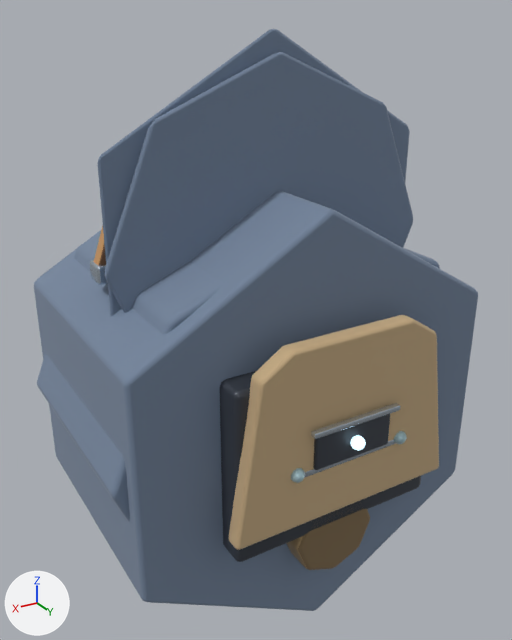
The Blender file assets-source/blender/buildings/mine.blend as it was, and as the next commit left it.
Rendered twice from a camera (50 mm lens) standing at (2.31, 3.9, 3.2) and looking at (0.01, 0.07, 1.28). Arrows for +X, +Y and +Z are at lower left; the lights stay in place. The first picture is the older version.

In view in the first picture: 'LOD1_PROXY_base', 'LOD1_PROXY_cap', 'LOD2_PROXY_base', 'LOD2_PROXY_cap', 'mineBeamCap', 'mineRoof.R', 'plinth', 'serviceBolt.L', 'serviceBolt.R', 'servicePanelInset', 'servicePanelTrim', 'servicePlate', 'shaftArch', 'shaftMouth' and 1 more.
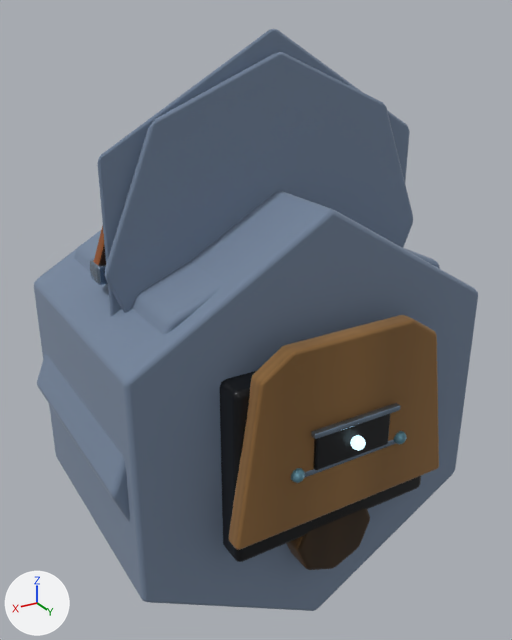
What changed in the scene script:
```text
Change mat_mat_mine_stone:
    where n3 = _N.new('ShaderNodeMix'); n3.name = 'ArtTint Multiply'
    remove n3.inputs[6].default_value = (0.38, 0.27, 0.14, 1.0)  # 'A', brown #a68e69
    add n4 = _N.new('ShaderNodeTexImage'); n4.name = 'ArtSurfaceTexture'
    add n4.image = img_art_paint_mat_mine_stone
    add _L.new(n4.outputs[0], n3.inputs[6])  # 'Color' to 'A'
Change mat_mat_mine_stonelight:
    where n3 = _N.new('ShaderNodeMix'); n3.name = 'ArtTint Multiply'
    remove n3.inputs[6].default_value = (0.553, 0.405, 0.229, 1.0)  # 'A', beige #c4ab84
    add n4 = _N.new('ShaderNodeTexImage'); n4.name = 'ArtSurfaceTexture'
    add n4.image = img_art_paint_mat_mine_stonelight
    add _L.new(n4.outputs[0], n3.inputs[6])  # 'Color' to 'A'
Change mat_mat_mine_stonedark:
    where n3 = _N.new('ShaderNodeMix'); n3.name = 'ArtTint Multiply'
    remove n3.inputs[6].default_value = (0.22, 0.157, 0.0812, 1.0)  # 'A', brown #816e50
    add n4 = _N.new('ShaderNodeTexImage'); n4.name = 'ArtSurfaceTexture'
    add n4.image = img_art_paint_mat_mine_stonedark
    add _L.new(n4.outputs[0], n3.inputs[6])  # 'Color' to 'A'
Change mat_mat_mine_woodlight:
    where n3 = _N.new('ShaderNodeMix'); n3.name = 'ArtTint Multiply'
    remove n3.inputs[6].default_value = (0.56, 0.31, 0.12, 1.0)  # 'A', orange #c59761
    add n4 = _N.new('ShaderNodeTexImage'); n4.name = 'ArtSurfaceTexture'
    add n4.image = img_art_paint_mat_mine_woodlight
    add _L.new(n4.outputs[0], n3.inputs[6])  # 'Color' to 'A'
Change mat_mat_mine_dark:
    where n3 = _N.new('ShaderNodeMix'); n3.name = 'ArtTint Multiply'
    remove n3.inputs[6].default_value = (0.05, 0.06, 0.08, 1.0)  # 'A', greyish blue #3f4550
    add n4 = _N.new('ShaderNodeTexImage'); n4.name = 'ArtSurfaceTexture'
    add n4.image = img_art_paint_mat_mine_dark
    add _L.new(n4.outputs[0], n3.inputs[6])  # 'Color' to 'A'
Change mat_mat_mine_metallight:
    where n3 = _N.new('ShaderNodeMix'); n3.name = 'ArtTint Multiply'
    remove n3.inputs[6].default_value = (0.55, 0.64, 0.74, 1.0)  # 'A', pale blue #c4d1df
    add n4 = _N.new('ShaderNodeTexImage'); n4.name = 'ArtSurfaceTexture'
    add n4.image = img_art_paint_mat_mine_metallight
    add _L.new(n4.outputs[0], n3.inputs[6])  # 'Color' to 'A'
Change mat_mat_mine_accent:
    where n3 = _N.new('ShaderNodeMix'); n3.name = 'ArtTint Multiply'
    remove n3.inputs[6].default_value = (0.42, 0.62, 0.7, 1.0)  # 'A', cyan #adceda
    add n4 = _N.new('ShaderNodeTexImage'); n4.name = 'ArtSurfaceTexture'
    add n4.image = img_art_paint_mat_mine_accent
    add _L.new(n4.outputs[0], n3.inputs[6])  # 'Color' to 'A'
```

What differs and where, as boxes (x1, y1, x2, y2) in the pictures (512 x 640 px):
'shaftArch', surface changed (darker)
    both: (229, 315, 439, 550)
'shaftMouth', surface changed
    both: (220, 371, 421, 562)
'plinth', surface changed (brown to black)
    both: (286, 502, 370, 570)
'servicePanelInset', surface changed
    both: (313, 414, 390, 470)
'servicePanelTrim', surface changed (darker)
    both: (311, 403, 401, 439)
'servicePlate', surface changed
    both: (304, 440, 396, 478)
'mineBeamCap', surface changed (darker)
    both: (90, 260, 108, 285)
'mineRoof.R', surface changed (orange to brown)
    both: (94, 226, 106, 265)
'serviceBolt.R', surface changed (darker)
    both: (291, 468, 305, 483)
'serviceBolt.L', surface changed
    both: (394, 431, 407, 444)
